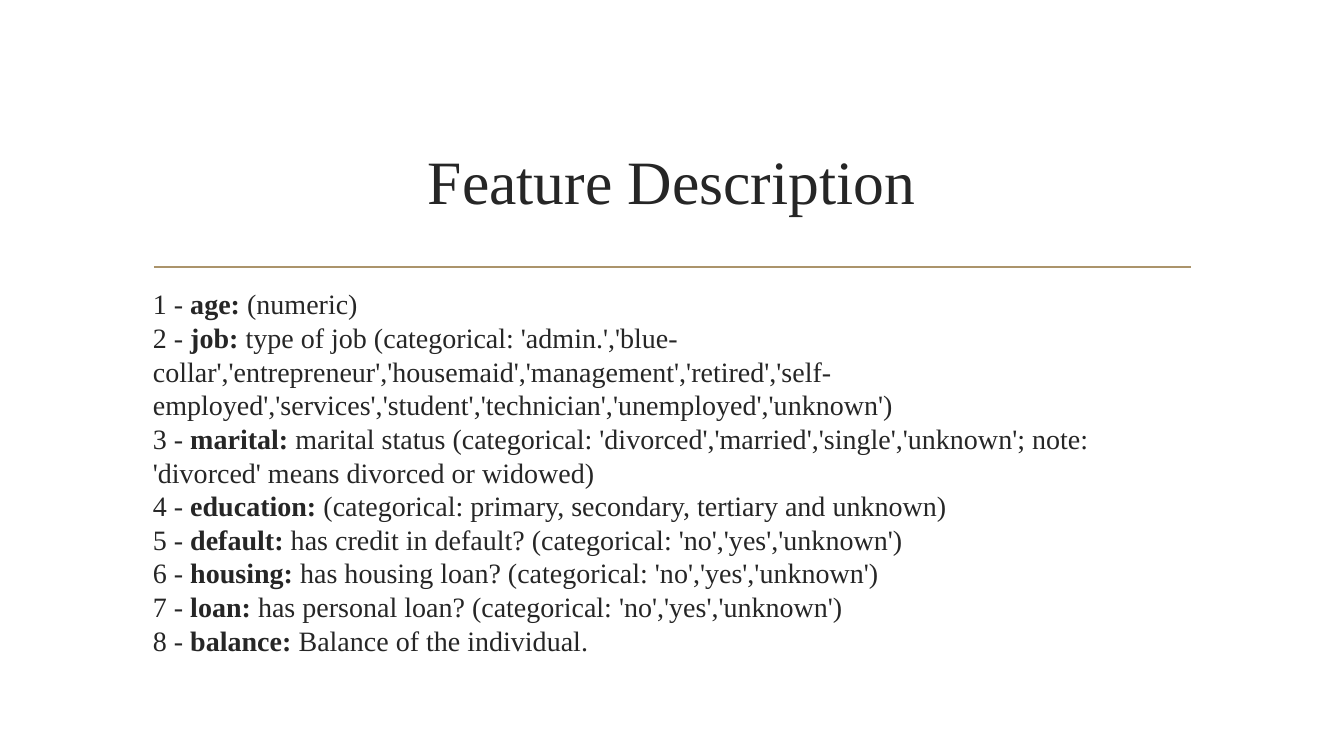
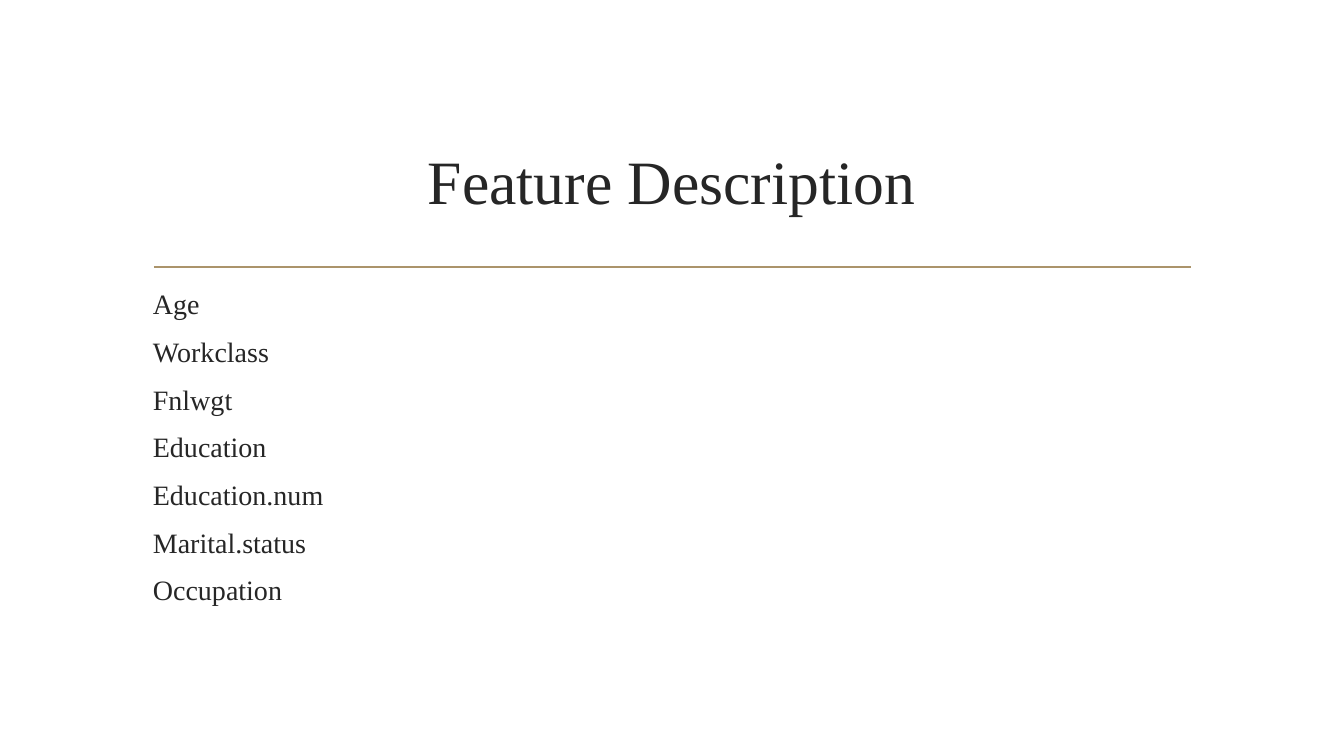
Before and after one commit to Kandarp94/GAMA-Training, a slide deck: slide 3 of Bank Marketing Dataset.pptx. Drawn at 1344x756 pixels with LibreOffice and Linux fonts; fonts in the diff are those of the drawing; background and template pictures are left out. Boxes give left, top, right and bottom in pixels: in the first picture for what was removed or moved away, otherwise in the second. Text is boxed around its words. In the diff, an @@ line names an element or a change of style, - is before the commit and + after.

```diff
--- a/Bank Marketing Dataset.pptx
+++ b/Bank Marketing Dataset.pptx
@@ text at [153, 295, 323, 606]: text changed @@
-1 - age: (numeric)
-2 - job: type of job (categorical: 'admin.','blue-collar','entrepreneur','housemaid','management','retired','self-employed','services','student','technician','unemployed','unknown')
-3 - marital: marital status (categorical: 'divorced','married','single','unknown'; note: 'divorced' means divorced or widowed)
-4 - education: (categorical: primary, secondary, tertiary and unknown)
-5 - default: has credit in default? (categorical: 'no','yes','unknown')
-6 - housing: has housing loan? (categorical: 'no','yes','unknown')
-7 - loan: has personal loan? (categorical: 'no','yes','unknown')
-8 - balance: Balance of the individual.
+Age
+Workclass
+Fnlwgt
+Education
+Education.num
+Marital.status
+Occupation
```
Also in this commit, not shown: 5 other slides changed, 1 slide added, 2 slides removed.
